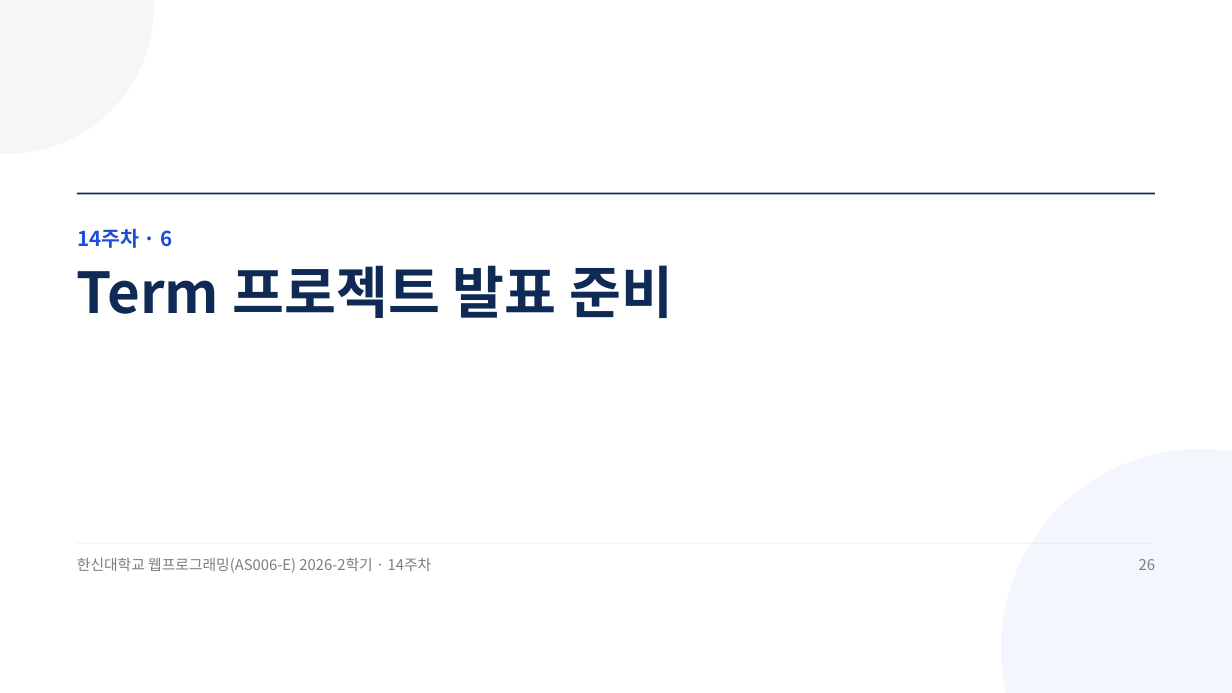
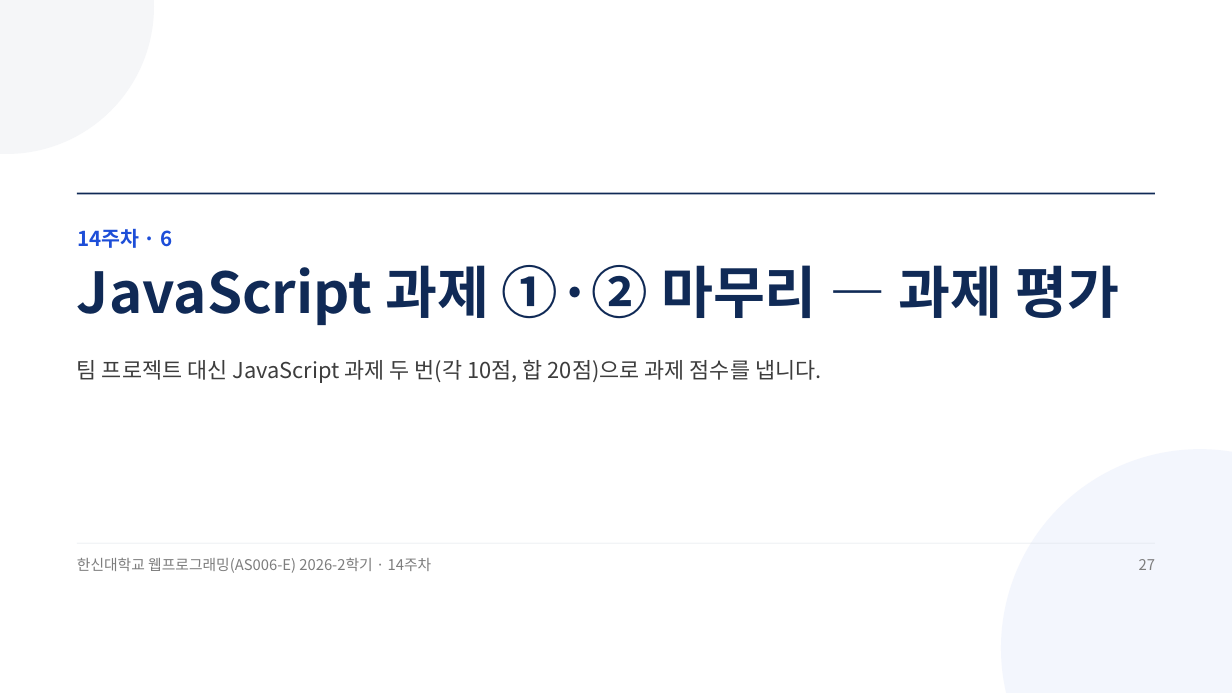
Before and after one commit to jungaistar/materials, a slide deck: slide 27 of hs-web/W14_종합_정리_및_과제_평가.pptx (slide 26 before the commit). Drawn at 1232x693 pixels with LibreOffice and Linux fonts; fonts in the diff are those of the drawing. Boxes give left, top, right and bottom in pixels: in the first picture for what was removed or moved away, otherwise in the second. Text is boxed around its words. In the diff, an @@ line names an element or a change of style, - is before the commit and + after.

Commit message:
hs-web 슬라이드 다시 굽기: W14_종합_정리_및_과제_평가.pptx (14주차 JS 과제 마무리 · 15주차 온라인 기말)

```diff
--- a/hs-web/W14_종합_정리_및_과제_평가.pptx
+++ b/hs-web/W14_종합_정리_및_과제_평가.pptx
@@ text at <box>77,265,1120,325</box>: text changed @@
-Term 프로젝트 발표 준비
+JavaScript 과제 ①·② 마무리 — 과제 평가
@@ text added at <box>77,359,822,383</box>, 25.5 pt, text #3D3D3D @@
+팀 프로젝트 대신 JavaScript 과제 두 번(각 10점, 합 20점)으로 과제 점수를 냅니다.
@@ text at <box>1139,559,1155,570</box>: text changed @@
-26
+27
```
Also in this commit, not shown: 42 other slides changed, 4 slides added, 2 slides removed.
